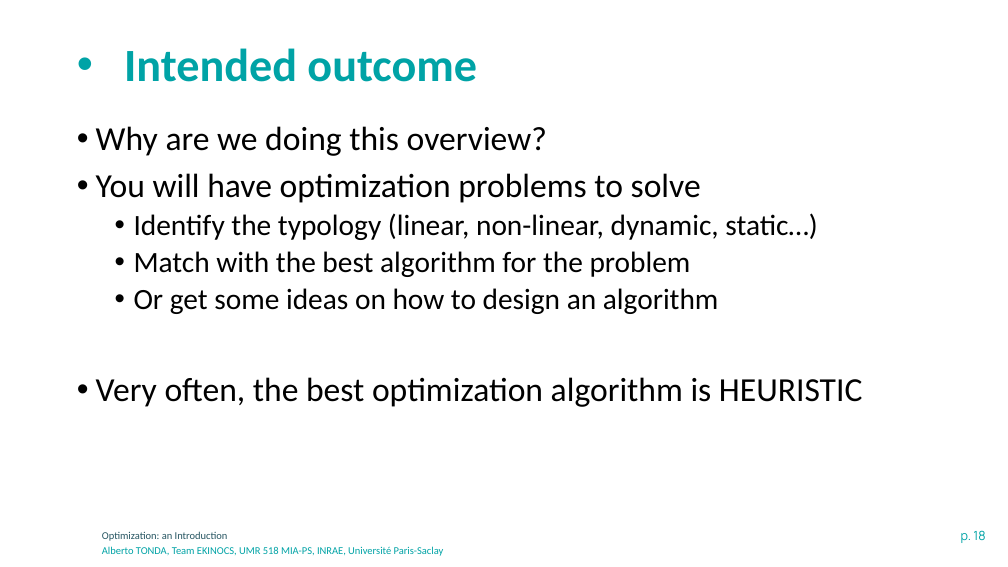
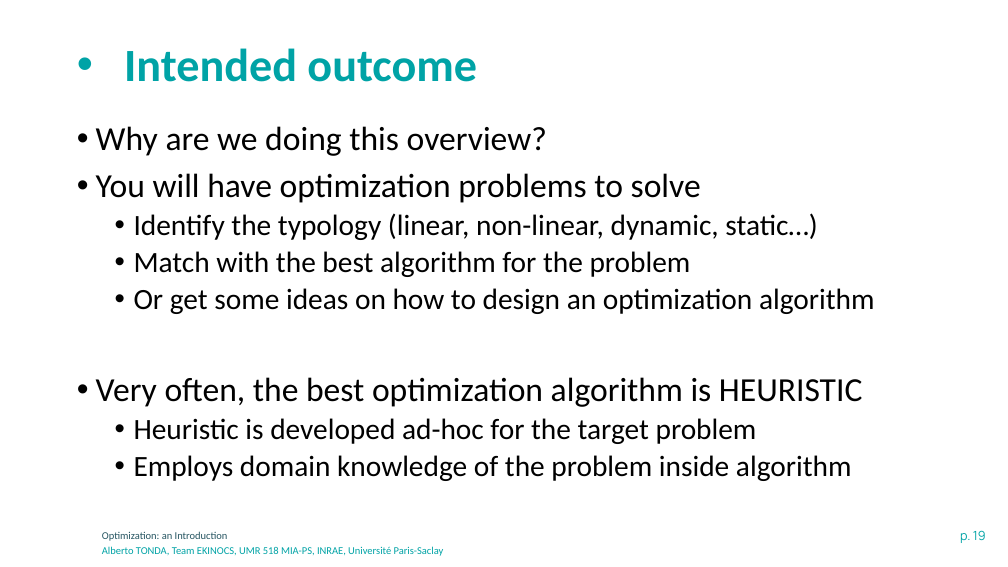
Before and after one commit to albertotonda/teaching, a slide deck: slide 19 of optimization-methods-for-artificial-intelligence/optimization-introduction.pptx (slide 18 before the commit). Drawn at 1008x567 pixels with LibreOffice and Linux fonts; fonts in the diff are those of the drawing; background and template pictures are left out. Boxes give left, top, right and bottom in pixels: in the first picture for what was removed or moved away, otherwise in the second. Text is boxed around its words. In the diff, an @@ line names an element or a change of style, - is before the commit and + after.

```diff
--- a/optimization-methods-for-artificial-intelligence/optimization-introduction.pptx
+++ b/optimization-methods-for-artificial-intelligence/optimization-introduction.pptx
@@ text at (134, 288, 875, 314): text changed @@
-  • Or get some ideas on how to design an algorithm
+  • Or get some ideas on how to design an optimization algorithm
@@ text at (134, 418, 852, 481): paragraphs added @@
+  • Heuristic is developed ad-hoc for the target problem
+  • Employs domain knowledge of the problem inside algorithm
@@ page number at (960, 530, 986, 543): text changed @@
-p. 18
+p. 19
```
Also in this commit, not shown: 6 other slides changed, 1 slide added, 4 other files.
